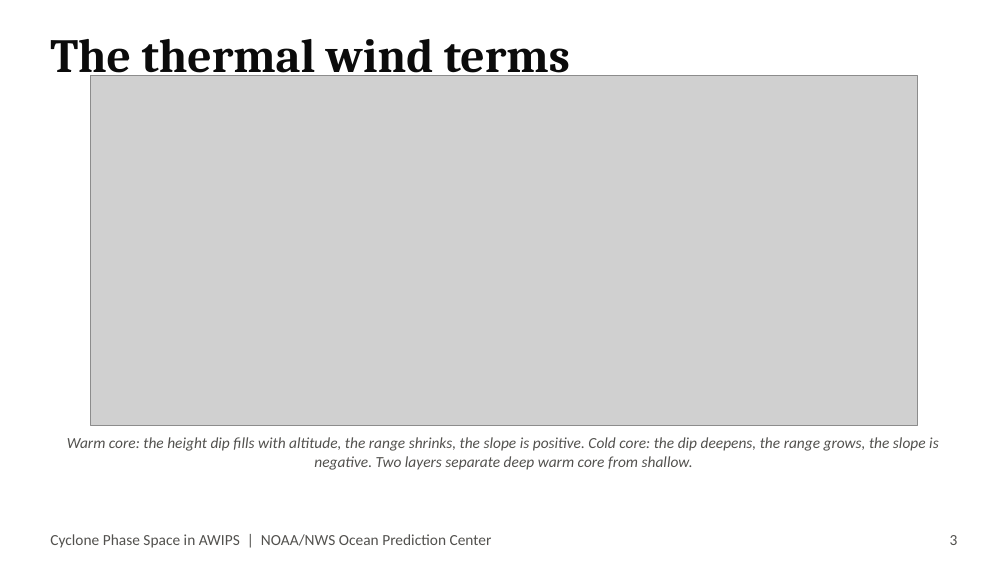
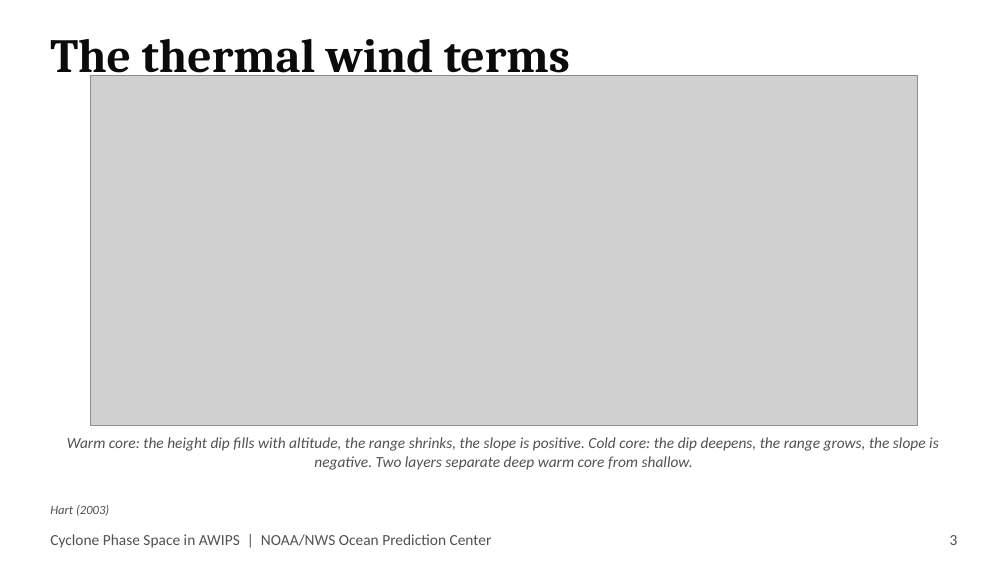
Before and after one commit to jkrek17/awips-tools, a slide deck: slide 3 of D2D/docs/TALK.pptx. Drawn at 1008x567 pixels with LibreOffice and Linux fonts; fonts in the diff are those of the drawing; grey boxes stand for pictures. Boxes give left, top, right and bottom in pixels: in the first picture for what was removed or moved away, otherwise in the second. Text is boxed around its words. In the diff, an @@ line names an element or a change of style, - is before the commit and + after.

```diff
--- a/D2D/docs/TALK.pptx
+++ b/D2D/docs/TALK.pptx
@@ text added at (50,505,109,516), 9 pt, text #52514E, italic @@
+Hart (2003)
```
Also in this commit, not shown: 9 other slides changed, 1 other file.
